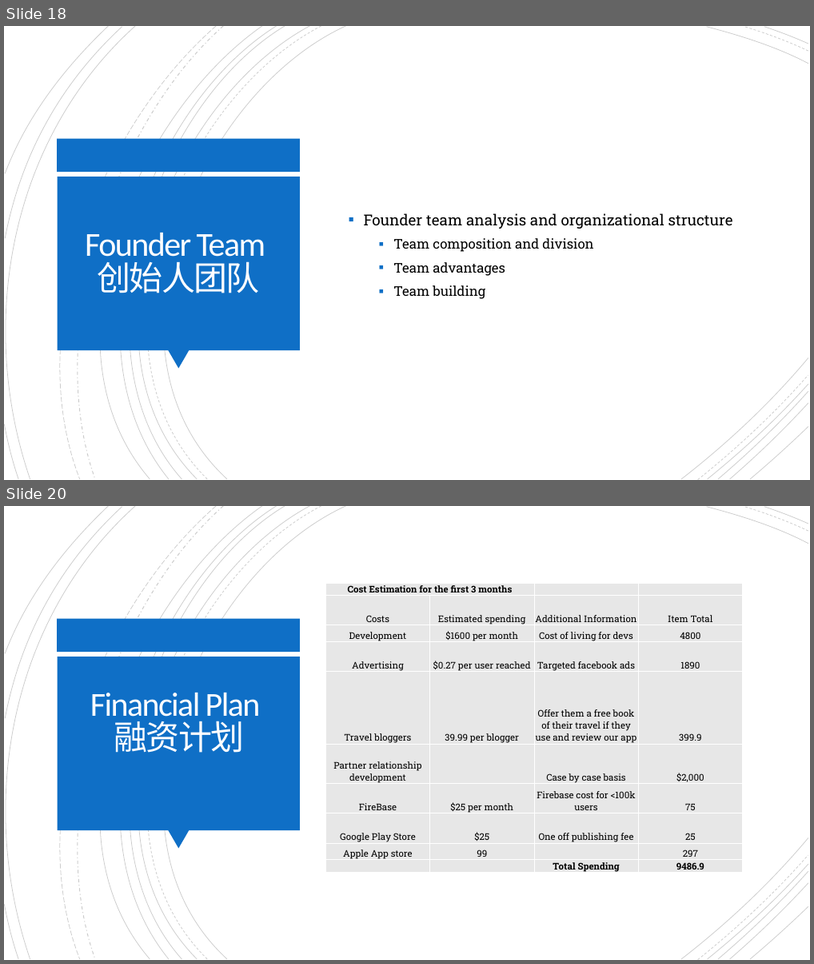
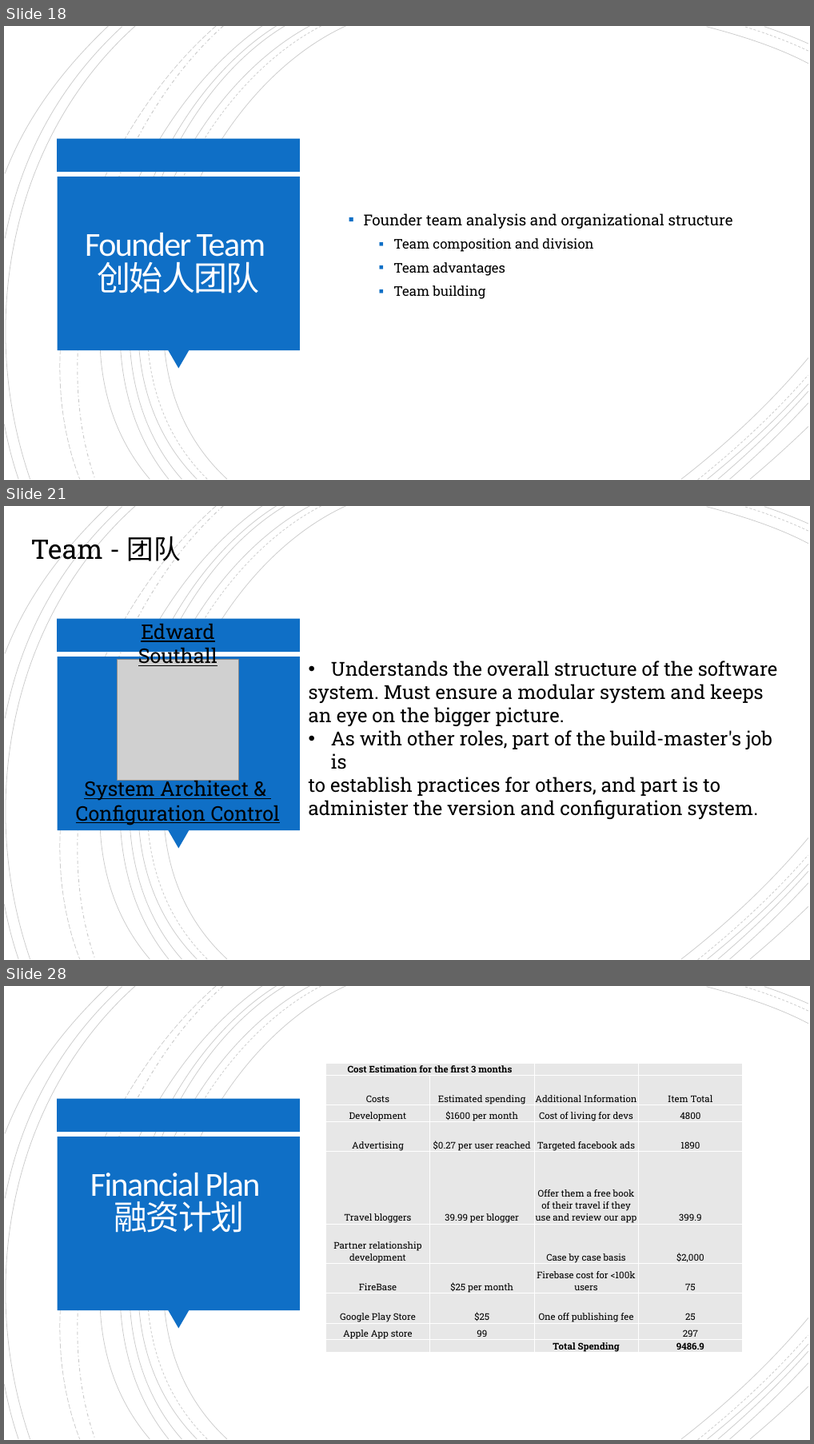
Before and after one commit to SummerProgram2018/AdvenShare, a slide deck: Advenshare Final ppt.pptx. Shown one above the other, each under a label of ours: slides 18 and 20 before the commit, slides 18, 21 and 28 after it; the slides between them are not shown. The pictures are 814x964 and 814x1444 pixels, drawn with LibreOffice and Linux fonts; fonts in the diff are those of the drawing; grey boxes stand for pictures. Boxes give left, top, right and bottom in pixels: in the first picture for what was removed or moved away, otherwise in the second. Text is boxed around its words. In the diff, an @@ line names an element or a change of style, - is before the commit and + after.

```diff
--- a/Advenshare Final ppt.pptx
+++ b/Advenshare Final ppt.pptx
@@ slide 21 added at <box>4,506,810,960</box>, background #FFFFFF; not listed: 24 template elements that a slide beside it also shows @@
@@ text added at <box>31,535,181,566</box>, 32 pt, text #000000 @@
+Team - 团队
@@ text added at <box>138,624,218,668</box>, 24 pt, text #000000, underline @@
+Edward Southall
@@ picture added at <box>118,659,238,780</box> @@
@@ text added at <box>309,660,778,819</box>, 23 pt, text #000000 @@
+• Understands the overall structure of the software
+system. Must ensure a modular system and keeps
+an eye on the bigger picture.
+• As with other roles, part of the build-master's job is
+to establish practices for others, and part is to
+administer the version and configuration system.
@@ text added at <box>76,777,280,825</box>, 24 pt, text #000000, underline @@
+System Architect &
+Configuration Control
@@ what was slide 20 is now slide 28 @@
```
Also in this commit, not shown: 8 other slides added, 1 slide removed, 1 other file.
